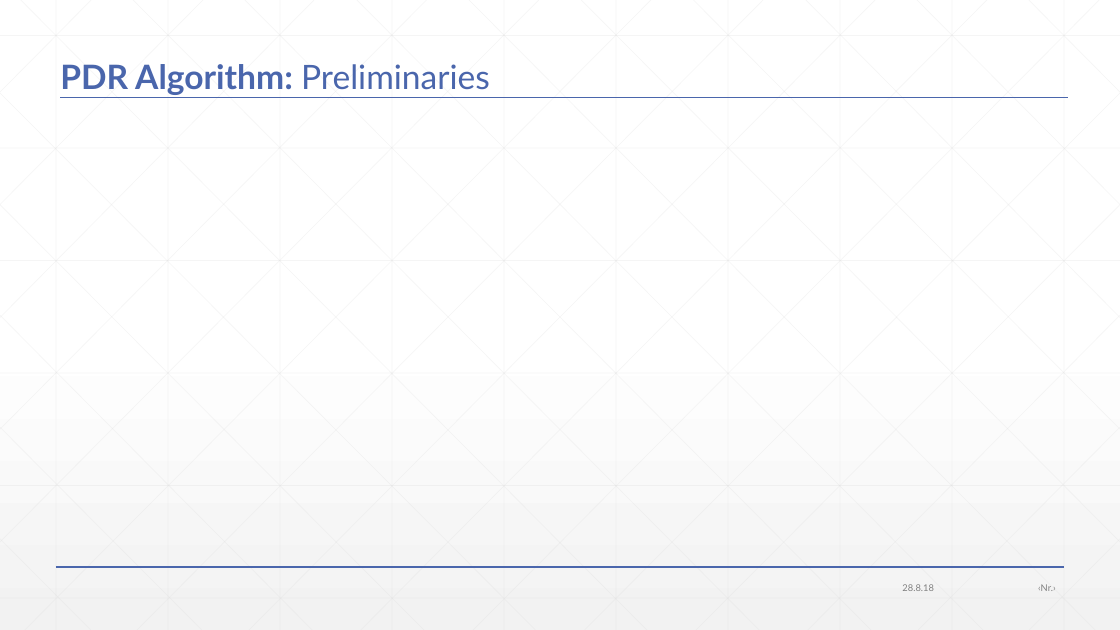
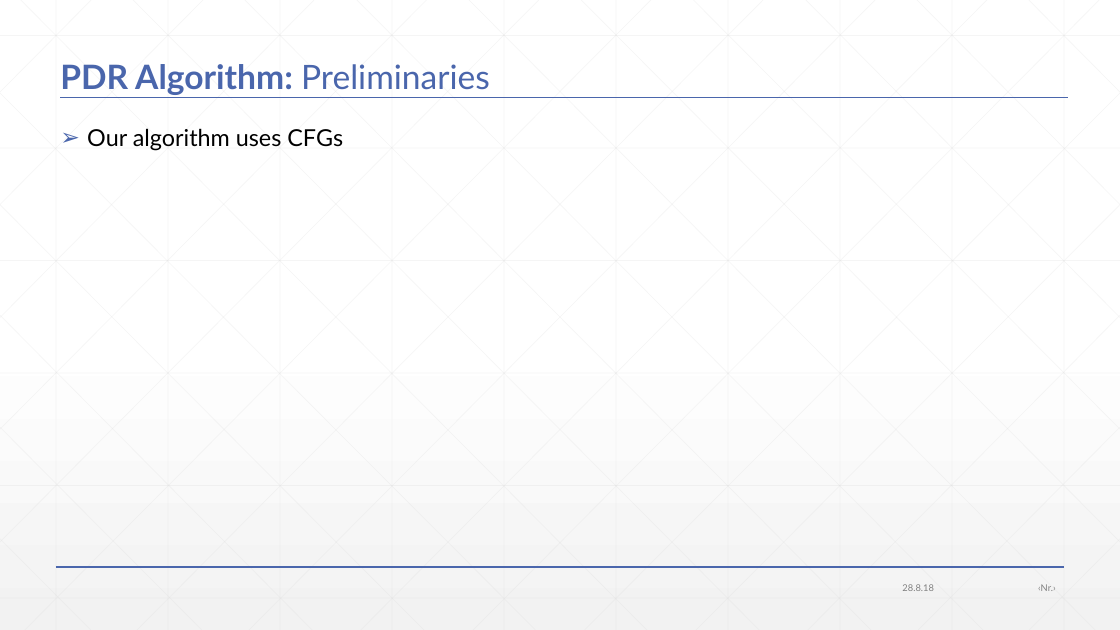
Before and after one commit to JonasWerner/BachelorThesis, a slide deck: slide 8 of Presentation/pdr_presentation_v2.pptx (slide 3 before the commit). Drawn at 1120x630 pixels with LibreOffice and Linux fonts; fonts in the diff are those of the drawing. Boxes give left, top, right and bottom in pixels: in the first picture for what was removed or moved away, otherwise in the second. Text is boxed around its words. In the diff, an @@ line names an element or a change of style, - is before the commit and + after.

```diff
--- a/Presentation/pdr_presentation_v2.pptx
+++ b/Presentation/pdr_presentation_v2.pptx
@@ text added at (87,128,343,151), 20 pt, text #000000 @@
+➢ Our algorithm uses CFGs
```
Also in this commit, not shown: 6 other slides changed, 18 slides added, 1 other file.
